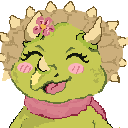
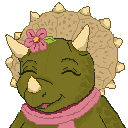
Layers edited between the first and the second 128 × 128 image:
painted on "bg" over [0, 1, 128, 128]
showed "Background", painted on it over [0, 1, 128, 128]
